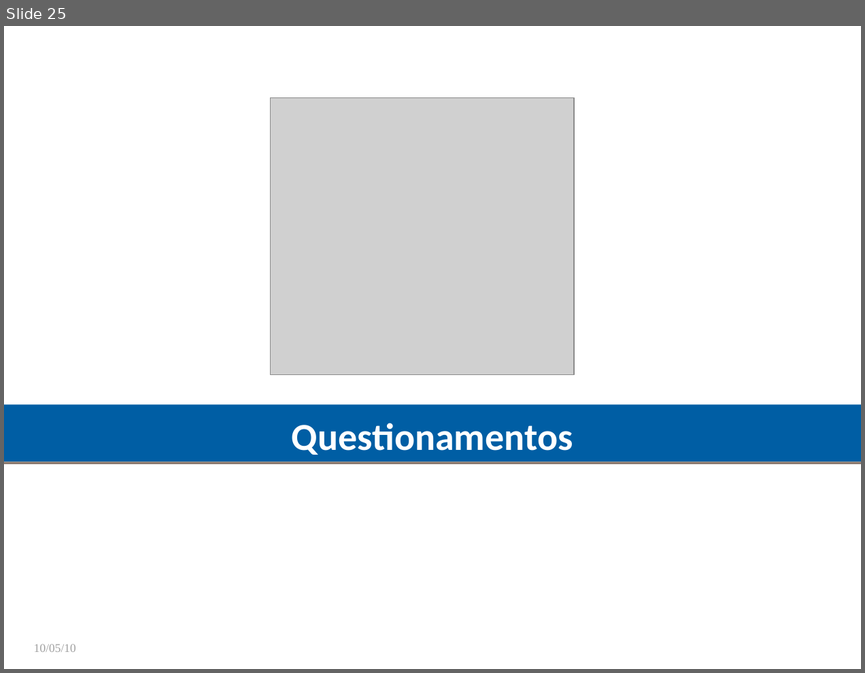
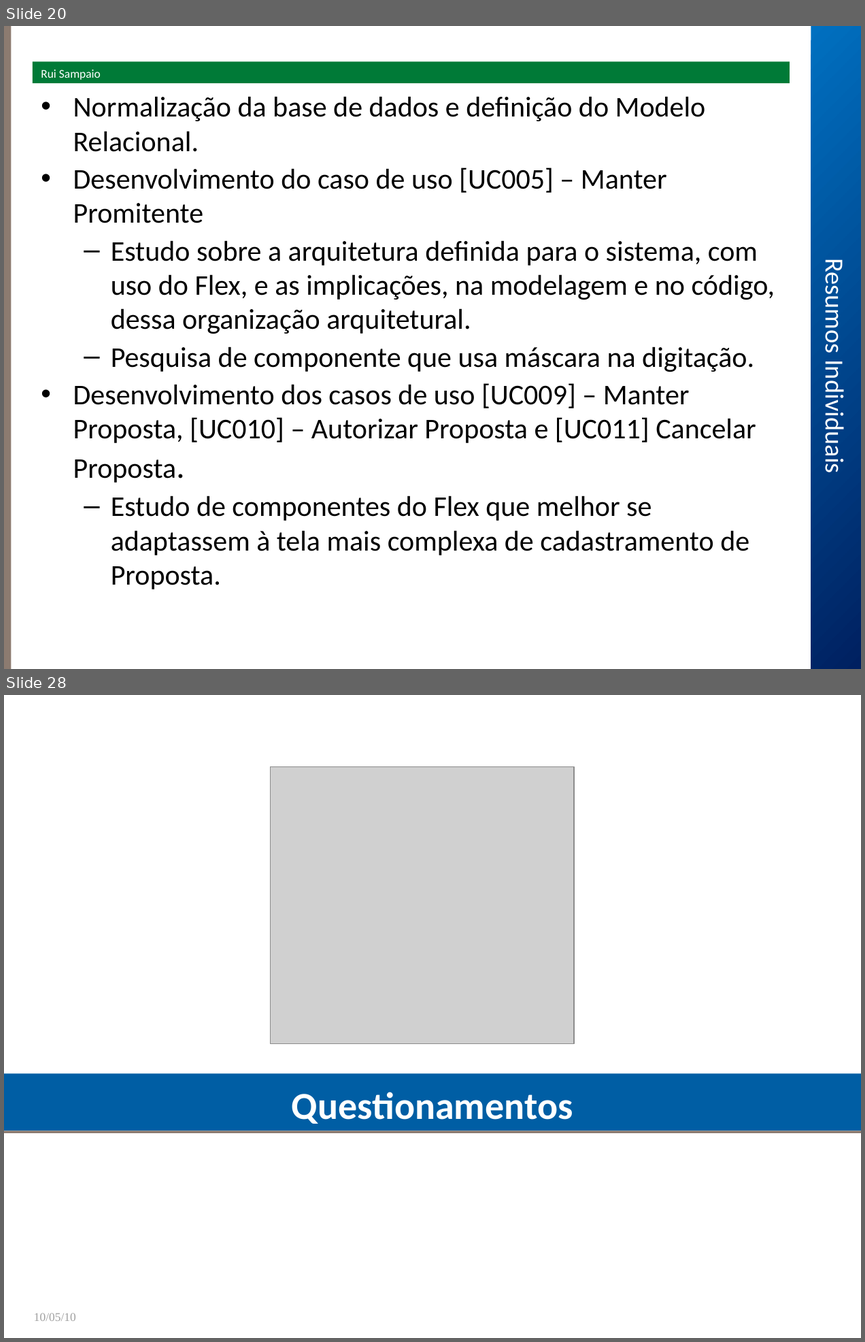
Before and after one commit to robsonmrsp/tcc-fbv-poscomp5-fabrica2, a slide deck: sisa/Seminário/Apresentação.ppt. Shown one above the other, each under a label of ours: slide 25 before the commit, slides 20 and 28 after it; the slides between them are not shown. The pictures are 865x673 and 865x1342 pixels, drawn with LibreOffice and Linux fonts; fonts in the diff are those of the drawing; grey boxes stand for pictures; background and template pictures are left out. Boxes give left, top, right and bottom in pixels: in the first picture for what was removed or moved away, otherwise in the second. Text is boxed around its words. In the diff, an @@ line names an element or a change of style, - is before the commit and + after.

```diff
--- a/sisa/Seminário/Apresentação.ppt
+++ b/sisa/Seminário/Apresentação.ppt
@@ slide 20 added at (4, 26, 861, 669), background #FFFFFF @@
@@ rectangle added at (4, 26, 11, 669), fill #8C7B70 @@
@@ rectangle added at (811, 26, 861, 669), fill gradient #0070C0 to #002060 @@
@@ rectangle added at (33, 62, 789, 83), fill #007A37, 10 pt, text #FFFFFF @@
+Rui Sampaio
@@ text added at (73, 96, 775, 589), 24 pt, text #000000 @@
+• Normalização da base de dados e definição do Modelo Relacional.
+• Desenvolvimento do caso de uso [UC005] – Manter Promitente
+  – Estudo sobre a arquitetura definida para o sistema, com uso do Flex, e as implicações, na modelagem e no código, dessa organização arquitetural.
+  – Pesquisa de componente que usa máscara na digitação.
+• Desenvolvimento dos casos de uso [UC009] – Manter Proposta, [UC010] – Autorizar Proposta e [UC011] Cancelar Proposta.
+  – Estudo de componentes do Flex que melhor se adaptassem à tela mais complexa de cadastramento de Proposta.
@@ text added at (818, 267, 850, 470), 22 pt, text #FFFFFF @@
+Resumos Individuais
@@ what was slide 25 is now slide 28 @@
```
Also in this commit, not shown: 16 slides changed, 2 other slides added.
